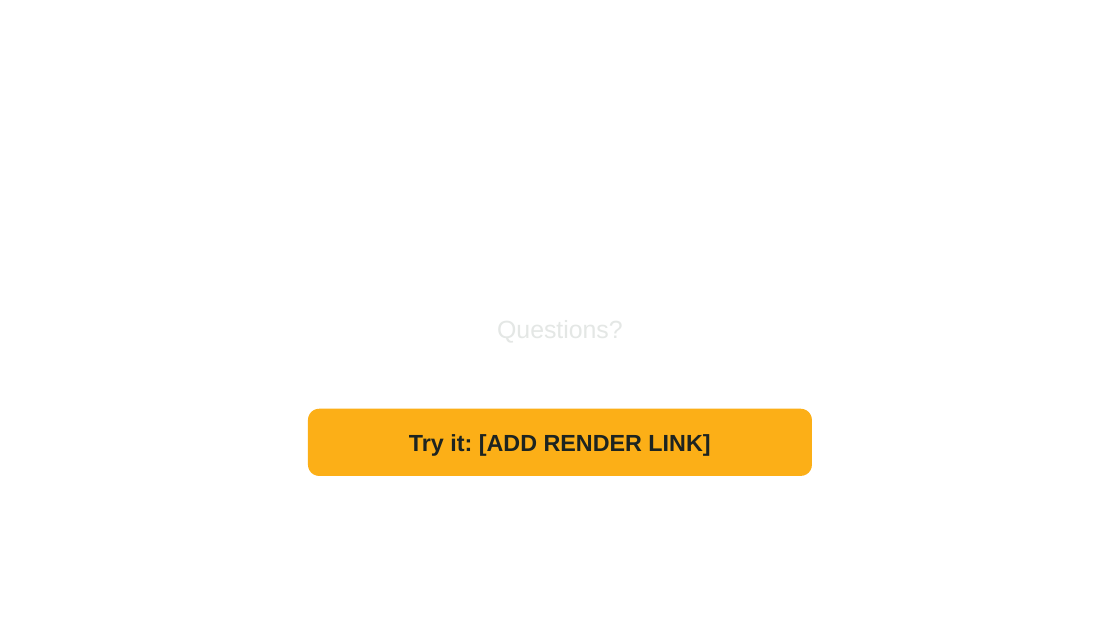
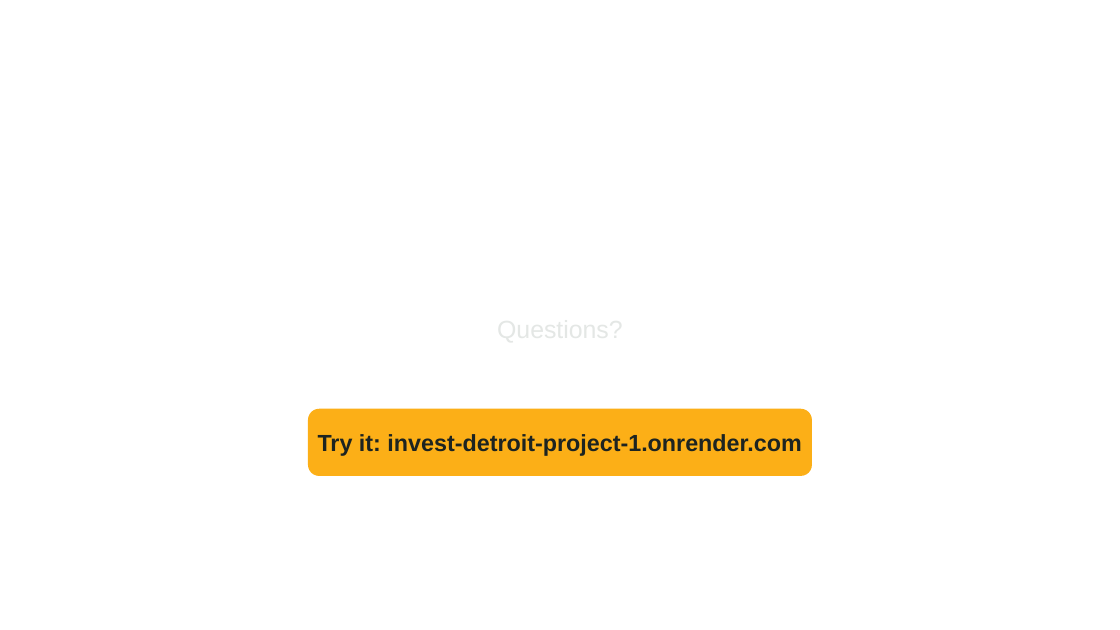
Before and after one commit to Ross-Business-Tech/Invest-Detroit-Project-1, a slide deck: slide 10 of docs/slides/Invest-Detroit-Copilot-Client-Deck.pptx. Drawn at 1120x630 pixels with LibreOffice and Linux fonts; fonts in the diff are those of the drawing; background and template pictures are left out. Boxes give left, top, right and bottom in pixels: in the first picture for what was removed or moved away, otherwise in the second. Text is boxed around its words. In the diff, an @@ line names an element or a change of style, - is before the commit and + after.

```diff
--- a/docs/slides/Invest-Detroit-Copilot-Client-Deck.pptx
+++ b/docs/slides/Invest-Detroit-Copilot-Client-Deck.pptx
@@ text at [318,434,801,456]: text changed @@
-Try it: [ADD RENDER LINK]
+Try it: invest-detroit-project-1.onrender.com
```
Also in this commit, not shown: 6 other files.
